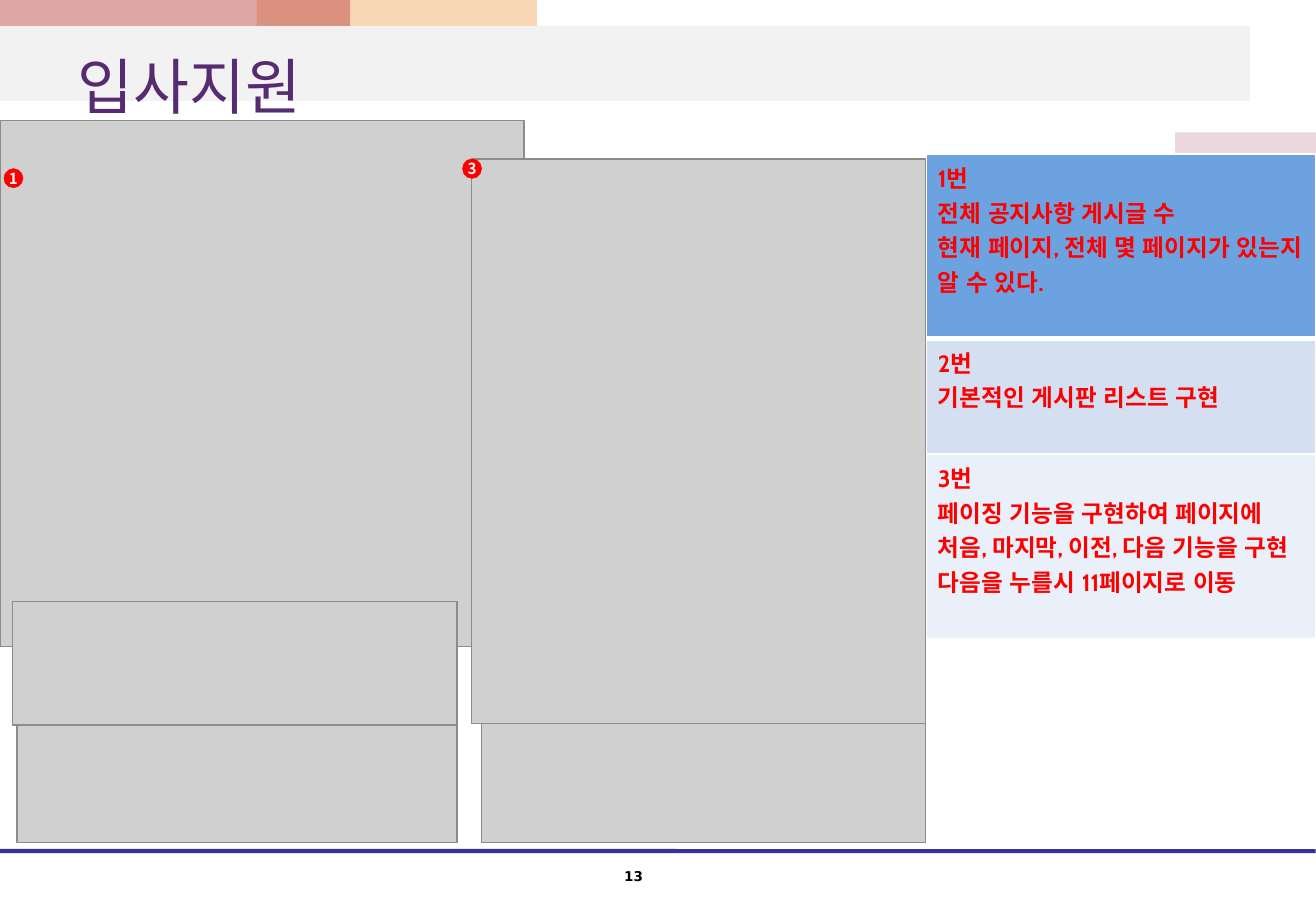
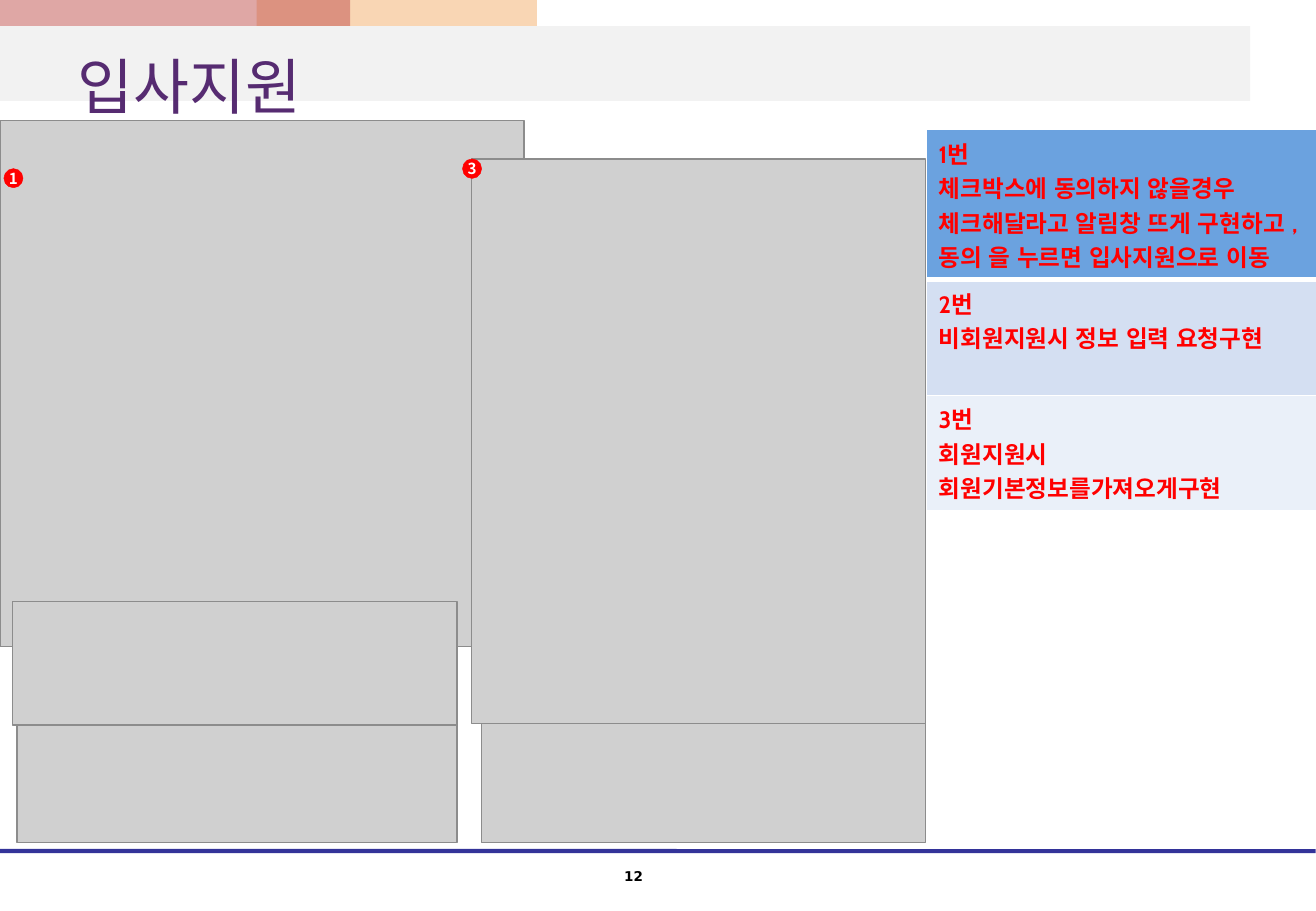
Before and after one commit to kshwang/javapj, a slide deck: slide 12 of 웹1팀_프로젝트_화면설계서.pptx (slide 13 before the commit). Drawn at 1316x911 pixels with LibreOffice and Linux fonts; fonts in the diff are those of the drawing; grey boxes stand for pictures. Boxes give left, top, right and bottom in pixels: in the first picture for what was removed or moved away, otherwise in the second. Text is boxed around its words. In the diff, an @@ line names an element or a change of style, - is before the commit and + after.

```diff
--- a/웹1팀_프로젝트_화면설계서.pptx
+++ b/웹1팀_프로젝트_화면설계서.pptx
@@ table at (926,130,1316,503) @@
-row 1, column 1: 1번 / 전체 공지사항 게시글 수 / 현재 페이지, 전체 몇 페이지가 있는지 / 알 수 있다.
+row 1, column 1: 1번 / 체크박스에 동의하지 않을경우 체크해달라고 알림창 뜨게 구현하고 , 동의 을 누르면 입사지원으로 이동
-row 2, column 1: 2번 / 기본적인 게시판 리스트 구현
+row 2, column 1: 2번 / 비회원지원시 정보 입력 요청구현
-row 3, column 1: 3번 / 페이징 기능을 구현하여 페이지에 / 처음, 마지막, 이전, 다음 기능을 구현 / 다음을 누를시 11페이지로 이동
+row 3, column 1: 3번 / 회원지원시 회원기본정보를가져오게구현
@@ table: place and size @@
-table at (925,154,1315,597)
+table at (926,130,1316,503)
@@ page number at (624,871,643,881): text changed @@
-13
+12
```
Also in this commit, not shown: 10 other slides changed, 1 slide removed.
